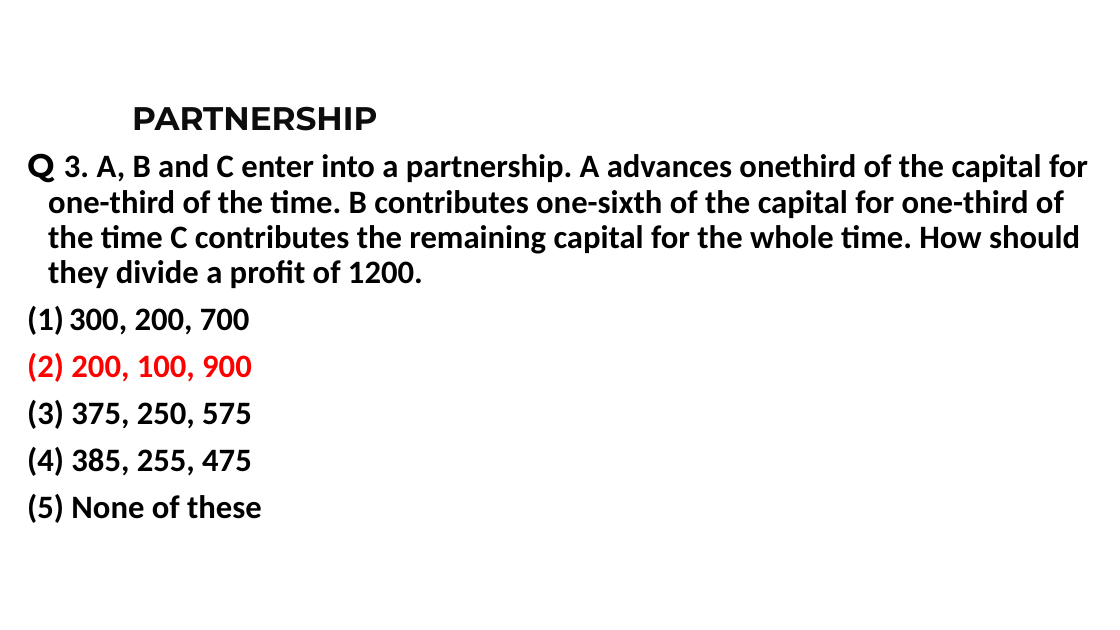
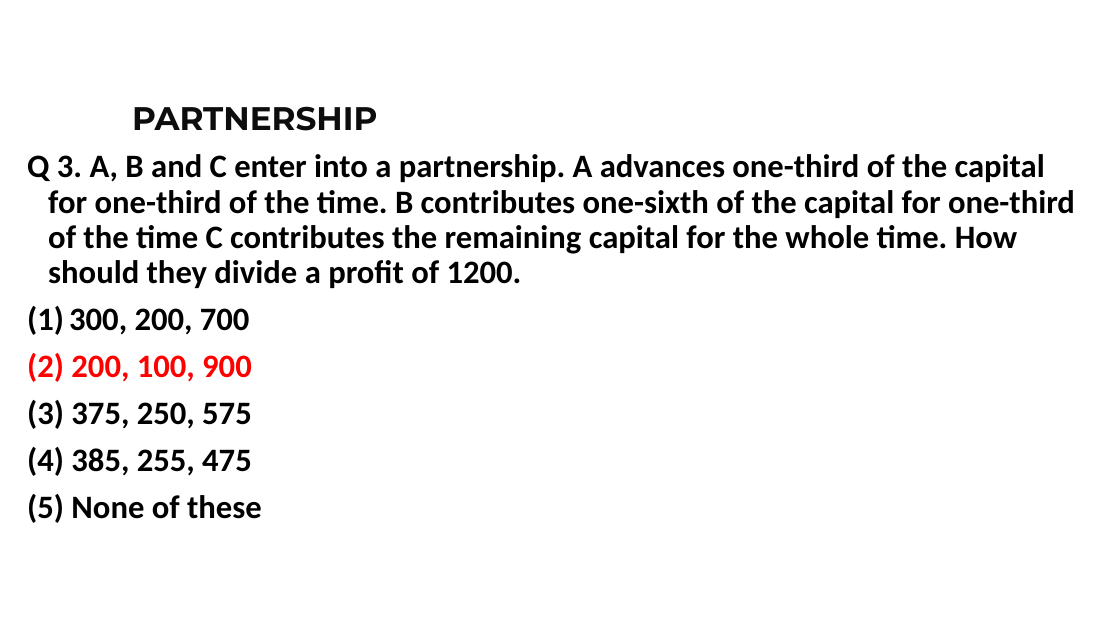
Before and after one commit to Harshita251005/BE-CSE-3RD-YEAR, a slide deck: slide 10 of NALR/11. Partnership.pptx. Drawn at 1120x630 pixels with LibreOffice and Linux fonts; fonts in the diff are those of the drawing; background and template pictures are left out. Boxes give left, top, right and bottom in pixels: in the first picture for what was removed or moved away, otherwise in the second. Text is boxed around its words. In the diff, an @@ line names an element or a change of style, - is before the commit and + after.

```diff
--- a/NALR/11. Partnership.pptx
+++ b/NALR/11. Partnership.pptx
@@ text at (27,154,1075,288): text changed @@
-Q 3. A, B and C enter into a partnership. A advances onethird of the capital for one-third of the time. B contributes one-sixth of the capital for one-third of the time C contributes the remaining capital for the whole time. How should they divide a profit of 1200.
+Q 3. A, B and C enter into a partnership. A advances one-third of the capital for one-third of the time. B contributes one-sixth of the capital for one-third of the time C contributes the remaining capital for the whole time. How should they divide a profit of 1200.
```
Also in this commit, not shown: 38 other slides changed, 1 slide added, 16 slides removed, 24 other files.
